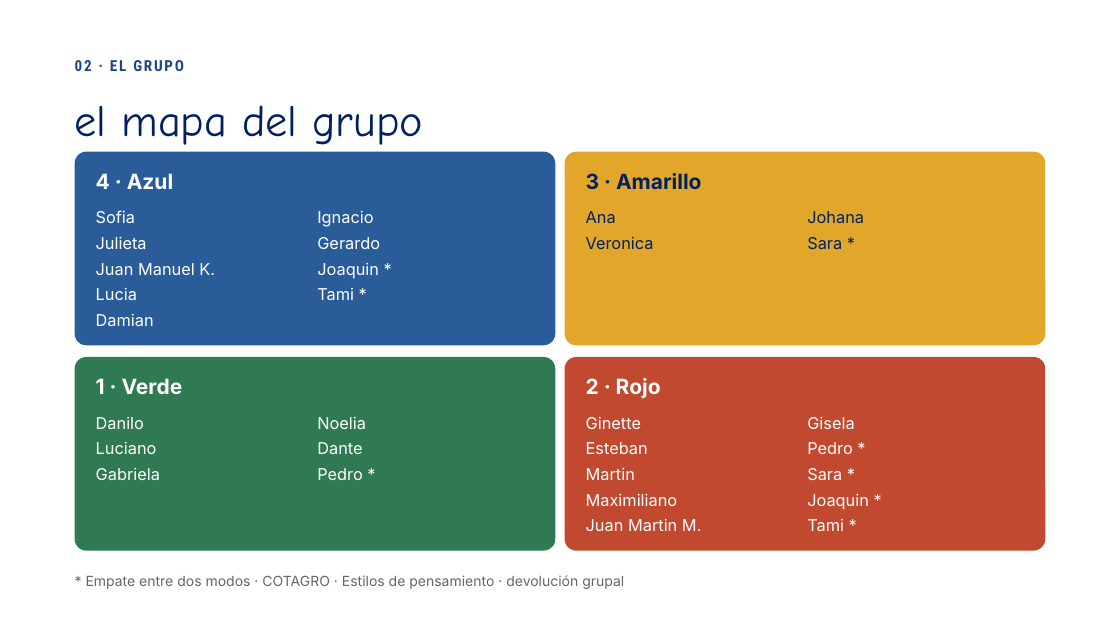
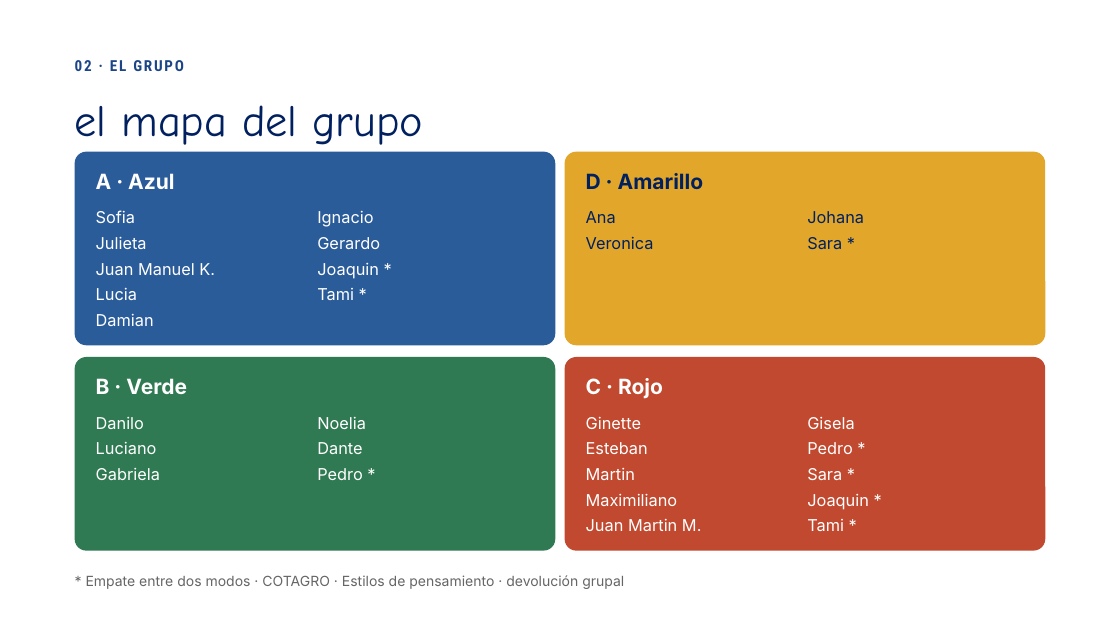
Before and after one commit to ferpreu-ai/49981083, a slide deck: slide 7 of Estilos_de_pensamiento.pptx. Drawn at 1120x630 pixels with LibreOffice and Linux fonts; fonts in the diff are those of the drawing. Boxes give left, top, right and bottom in pixels: in the first picture for what was removed or moved away, otherwise in the second. Text is boxed around its words. In the diff, an @@ line names an element or a change of style, - is before the commit and + after.

```diff
--- a/Estilos_de_pensamiento.pptx
+++ b/Estilos_de_pensamiento.pptx
@@ text at [96, 173, 174, 189]: text changed @@
-4 · Azul
+A · Azul
@@ text at [586, 173, 704, 189]: text changed @@
-3 · Amarillo
+D · Amarillo
@@ text at [96, 378, 187, 394]: text changed @@
-1 · Verde
+B · Verde
@@ text at [586, 378, 663, 399]: text changed @@
-2 · Rojo
+C · Rojo
```
Also in this commit, not shown: 9 other slides changed.
